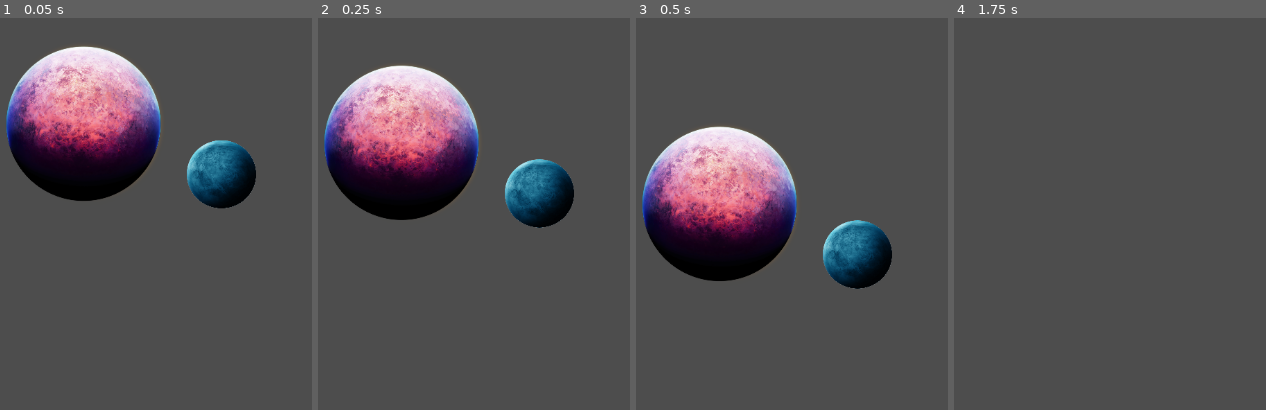
Above: before the commit, frames 1-4 (left to right).
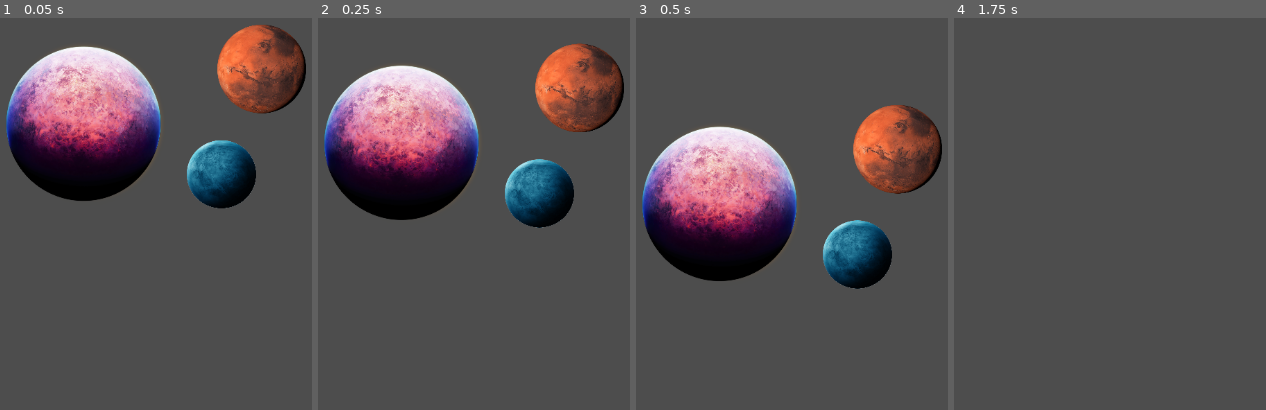
Above: after the commit, the same moments.

Repository: 6thAce/marbel-merger
Game: Godot game, scene res://main.tscn
The game is run twice, just before and just after one commit, with the same random seed, the same clock (stepped at 60 frames per second) and the same inputs.
Inputs:
- Up to frame 1 (0.05 s): no input
- Up to frame 2 (0.25 s): no input
- Up to frame 3 (0.5 s): no input
- Up to frame 4 (1.75 s): no input

The runs differ from the first frame. In frame 1, 5.1% of the frame differs, in the area x 69-99%, y 1-25%; in frame 2, 5.1%; in frame 3, 5.1%, in the area x 69-99%, y 22-45%; in frame 4, nothing differs.

Commit message:
more marbles added

Diff:
--- /dev/null
+++ b/ball2.tscn
@@ -0,0 +1,15 @@
+[gd_scene load_steps=3 format=3 uid="uid://dmh855alp8erh"]
+
+[ext_resource type="Texture2D" uid="uid://bm60jc41fc072" path="res://Planet/pngwing.com (3).png" id="1_rljgb"]
+
+[sub_resource type="CircleShape2D" id="CircleShape2D_qswyg"]
+radius = 65.00769
+
+[node name="ball3" type="RigidBody2D"]
+
+[node name="Sprite2D" type="Sprite2D" parent="."]
+scale = Vector2(0.25, 0.25)
+texture = ExtResource("1_rljgb")
+
+[node name="CollisionShape2D" type="CollisionShape2D" parent="."]
+shape = SubResource("CircleShape2D_qswyg")
--- a/ball_2.tscn
+++ b/ball3.tscn
@@ -5,7 +5,7 @@
 [sub_resource type="CircleShape2D" id="CircleShape2D_5isnn"]
 radius = 112.00893
 
-[node name="ball2" type="RigidBody2D"]
+[node name="ball3" type="RigidBody2D"]
 
 [node name="Sprite2D" type="Sprite2D" parent="."]
 scale = Vector2(0.15, 0.15)
--- a/main.tscn
+++ b/main.tscn
@@ -1,7 +1,8 @@
-[gd_scene load_steps=3 format=3 uid="uid://cc6lrqdv51sht"]
+[gd_scene load_steps=4 format=3 uid="uid://cc6lrqdv51sht"]
 
 [ext_resource type="PackedScene" uid="uid://dlypir5dynwuy" path="res://ball.tscn" id="1_ig7tw"]
-[ext_resource type="PackedScene" uid="uid://da3f7w6w23chk" path="res://ball_2.tscn" id="2_0xm2m"]
+[ext_resource type="PackedScene" uid="uid://da3f7w6w23chk" path="res://ball3.tscn" id="2_0xm2m"]
+[ext_resource type="PackedScene" uid="uid://dmh855alp8erh" path="res://ball2.tscn" id="3_h2yge"]
 
 [node name="Main" type="Node2D"]
 position = Vector2(-32, -28)
@@ -11,3 +12,6 @@
 
 [node name="ball2" parent="." instance=ExtResource("2_0xm2m")]
 position = Vector2(272, 262)
+
+[node name="ball3" parent="." instance=ExtResource("3_h2yge")]
+position = Vector2(529, 183)
